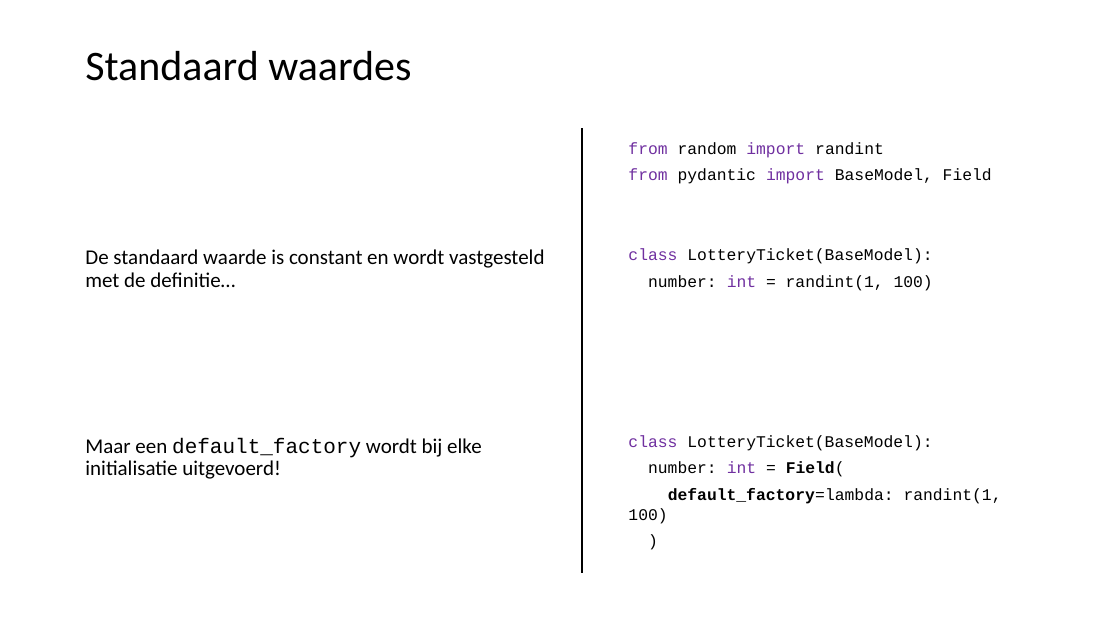
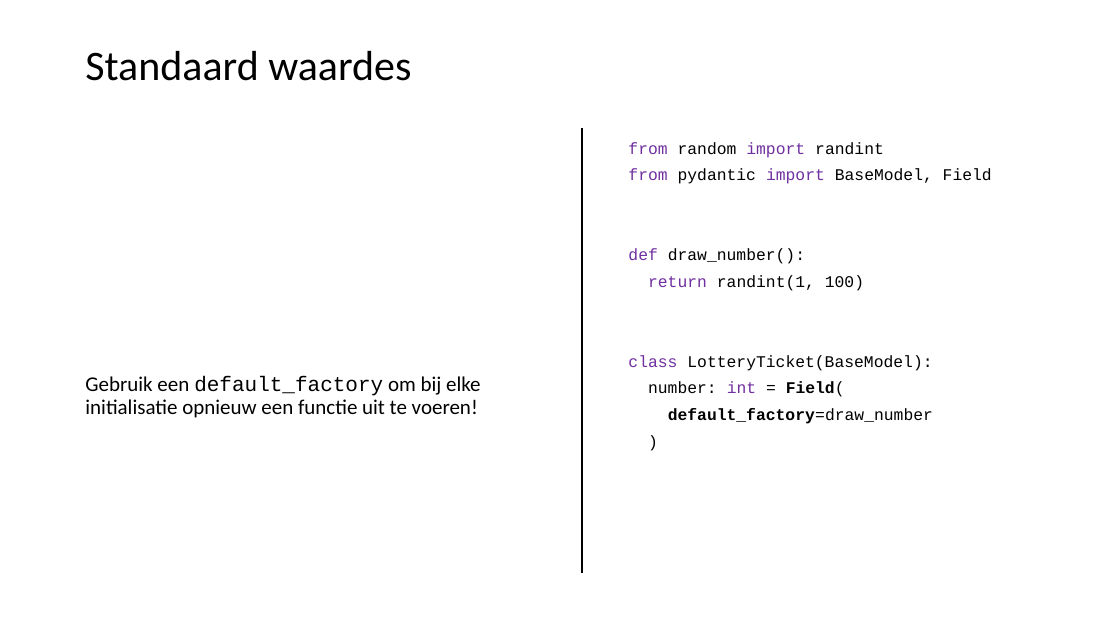
Before and after one commit to LFKoning/knowledge-sharing, a slide deck: slide 16 of python_course_4p/4_api_app/4_api_app.pptx (slide 15 before the commit). Drawn at 1120x630 pixels with LibreOffice and Linux fonts; fonts in the diff are those of the drawing. Boxes give left, top, right and bottom in pixels: in the first picture for what was removed or moved away, otherwise in the second. Text is boxed around its words. In the diff, an @@ line names an element or a change of style, - is before the commit and + after.

```diff
--- a/python_course_4p/4_api_app/4_api_app.pptx
+++ b/python_course_4p/4_api_app/4_api_app.pptx
@@ text at box(628, 248, 864, 291): text changed @@
-class LotteryTicket(BaseModel):
-number: int = randint(1, 100)
+def draw_number():
+return randint(1, 100)
@@ text at box(85, 376, 481, 418): text changed @@
-De standaard waarde is constant en wordt vastgesteld met de definitie…
-Maar een default_factory wordt bij elke initialisatie uitgevoerd!
+Gebruik een default_factory om bij elke initialisatie opnieuw een functie uit te voeren!
@@ text at box(668, 408, 933, 424): text changed; bold on @@
-default_factory=lambda: randint(1, 100)
+default_factory=draw_number
```
Also in this commit, not shown: 21 other slides changed, 5 slides added, 1 slide removed, 7 other files.
